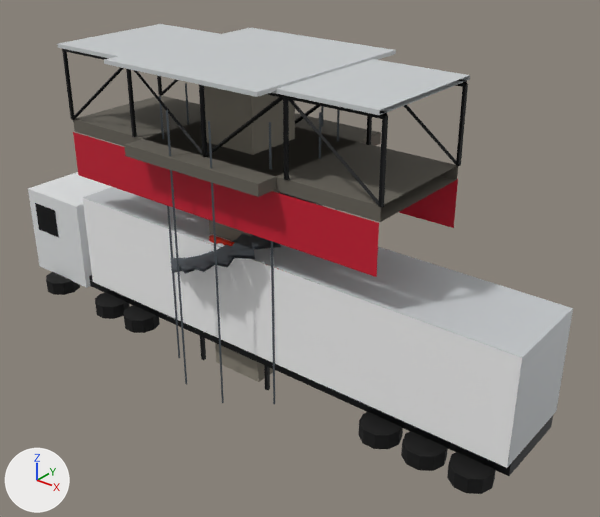
The glTF model godot/models/furniture.glb as it was, and as the next commit left it.
One viewpoint serves both versions: a 50 mm lens placed at (13.55, -14.93, 12.94), pointed at (1.16, 0.56, 3.34). The lights are fixed; the arrows at lower left show +X, +Y and +Z. The first picture is the older version.

Before the edit, the objects in view are built like this:
```python
me_bridgespan = bpy.data.meshes.new('BridgeSpan')
me_bridgespan.from_pydata(...)  # 202 vertices, 208 faces; spans x -5.06..5.06, y -1.8..1.8, z 4.9..8.55
# faces by material slot: [8, 188, 8, 4]
me_bridgespan.materials.append(mat_concrete)
me_bridgespan.materials.append(mat_steelpaint)
me_bridgespan.materials.append(mat_white)
me_bridgespan.materials.append(mat_banner)
me_bridgetower = bpy.data.meshes.new('BridgeTower')
me_bridgetower.from_pydata(...)  # 312 vertices, 258 faces; spans x -2.4..2.4, y -2.4..2.8, z 0.0..8.6
# faces by material slot: [22, 224, 12]
me_bridgetower.materials.append(mat_concrete)
me_bridgetower.materials.append(mat_steel)
me_bridgetower.materials.append(mat_white)
me_transporterlivery = bpy.data.meshes.new('TransporterLivery')
me_transporterlivery.from_pydata(...)  # 8 vertices, 4 faces; spans x -5.45..8.25, y -1.28..1.28, z 1.25..4.0
me_transporterlivery.materials.append(mat_livery)
ob_bridgespan = bpy.data.objects.new('BridgeSpan', me_bridgespan)
ob_bridgespan.location = (0.0, 0.0, 0.0)
ob_bridgetower = bpy.data.objects.new('BridgeTower', me_bridgetower)
ob_bridgetower.location = (0.0, 0.0, 0.0)
ob_transporterlivery = bpy.data.objects.new('TransporterLivery', me_transporterlivery)
ob_transporterlivery.location = (0.0, 0.0, 0.0)
# also in view: 'Transporter' at (-0.03, -0.2, 2.26)
```
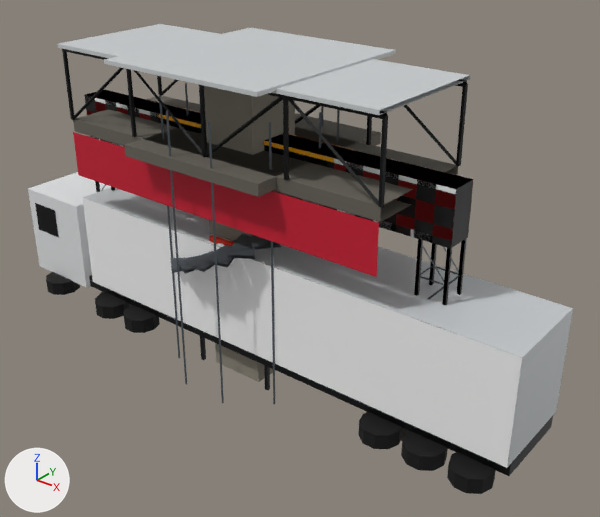
Patch to the scene script:
```diff
--- a/godot/models/furniture.glb.py
+++ b/godot/models/furniture.glb.py
@@ mat_signyellow @@
+mat_signyellow = bpy.data.materials.new('SignYellow')
+# nodes: BsdfPrincipled, Mix, OutputMaterial, VertexColor
+# colours: yellow #ffd21a, mixed with the vertex colours
@@ me_stagearchstart @@
+me_stagearchstart.from_pydata(...)  # 958 vertices, 1064 faces; spans x -6.22..6.22, y -0.52..0.52, z 0.0..6.75
+# faces by material slot: [20, 576, 92, 304, 20, 52]
+me_stagearchstart.materials.append(mat_concrete)
+me_stagearchstart.materials.append(mat_steel)
+me_stagearchstart.materials.append(mat_steelpaint)
+me_stagearchstart.materials.append(mat_white)
+me_stagearchstart.materials.append(mat_red)
+me_stagearchstart.materials.append(mat_black)
@@ me_stagearchfinish @@
+me_stagearchfinish.from_pydata(...)  # 912 vertices, 972 faces; spans x -6.22..6.22, y -0.52..0.52, z 0.0..6.75
+# faces by material slot: [20, 576, 92, 172, 8, 104]
+me_stagearchfinish.materials.append(mat_concrete)
+me_stagearchfinish.materials.append(mat_steel)
+me_stagearchfinish.materials.append(mat_steelpaint)
+me_stagearchfinish.materials.append(mat_white)
+me_stagearchfinish.materials.append(mat_signyellow)
+me_stagearchfinish.materials.append(mat_black)
@@ ob_stagearchstart @@
+ob_stagearchstart = bpy.data.objects.new('StageArchStart', me_stagearchstart)
+ob_stagearchstart.location = (0.0, 0.0, 0.0)
@@ ob_stagearchfinish @@
+ob_stagearchfinish = bpy.data.objects.new('StageArchFinish', me_stagearchfinish)
+ob_stagearchfinish.location = (0.0, 0.0, 0.0)
```

Boxes (x1, y1, x2, y2) around the edits, measured in the pictures (600 x 517 px):
'StageArchStart', added (mostly hidden)
    after: (84, 90, 474, 441)
    faces in mat_steelpaint: (85, 90, 473, 334)
    faces in mat_red: (86, 90, 473, 328)
    faces in mat_white: (84, 91, 474, 331)
    faces in mat_black: (100, 119, 469, 249)
    faces in mat_steel: (101, 184, 460, 332)
'StageArchFinish', added (mostly hidden)
    after: (85, 95, 472, 242)
    faces in mat_black: (85, 95, 472, 242)
    faces in mat_signyellow: (159, 108, 340, 163)
